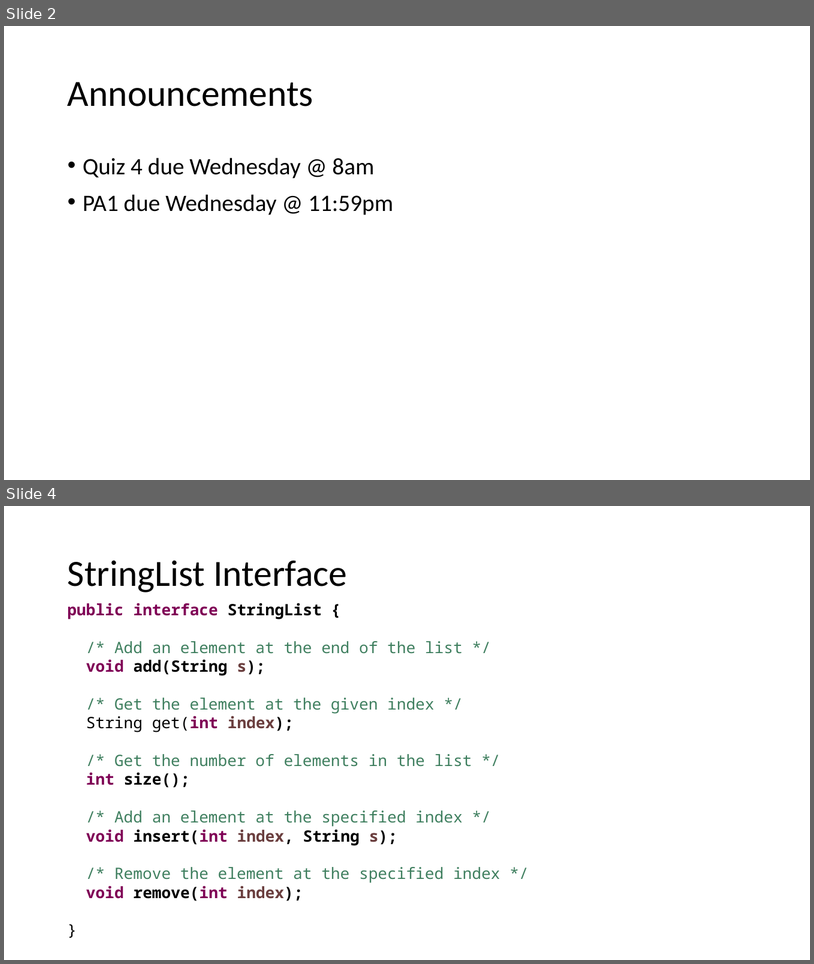
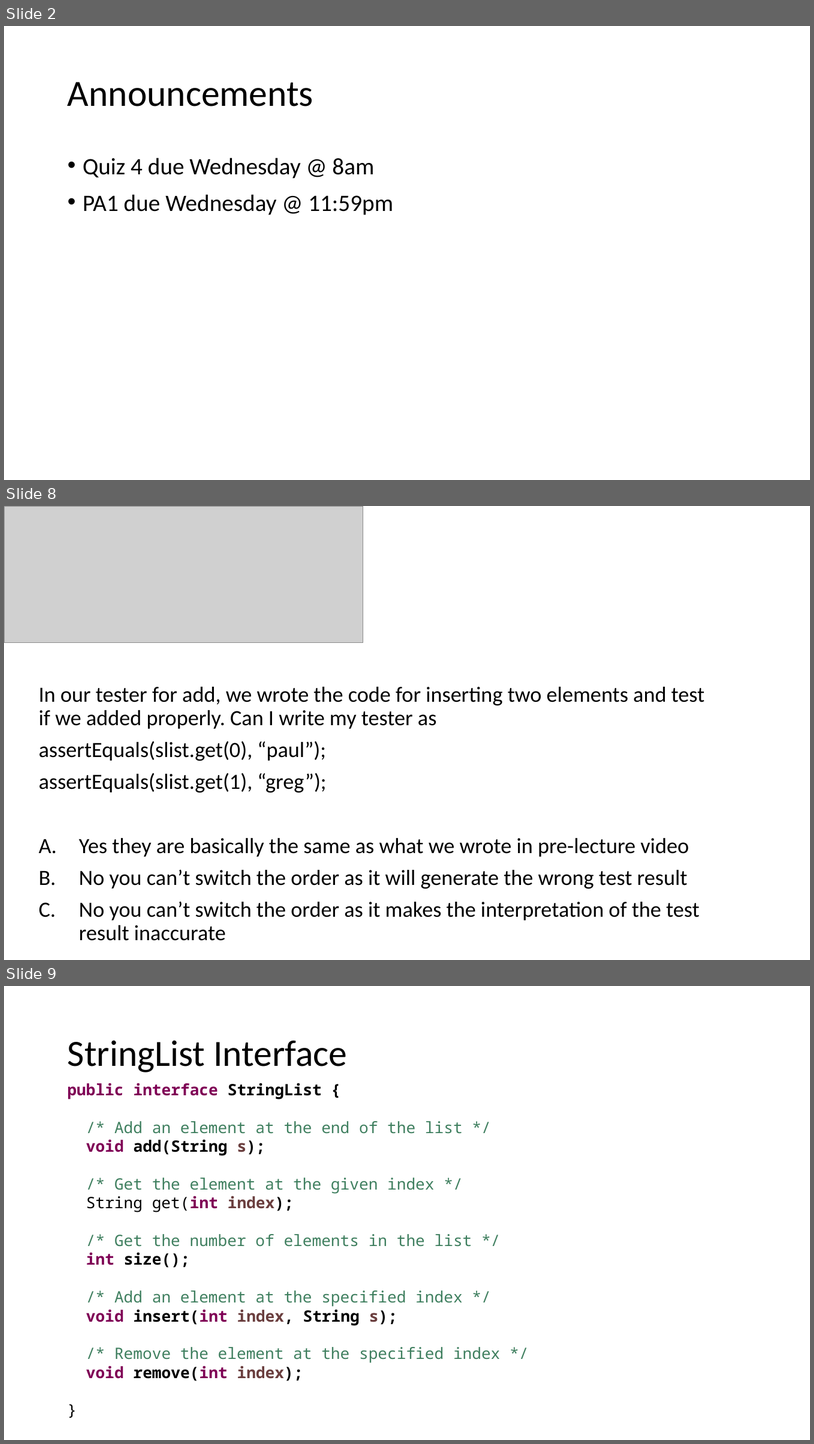
Before and after one commit to ucsd-cse12-w21/ucsd-cse12-w21.github.io, a slide deck: lectures/lecture-04/Lecture-Live D00/Lecture 04 - Lecture.pptx. Shown one above the other, each under a label of ours: slides 2 and 4 before the commit, slides 2, 8 and 9 after it; the slides between them are not shown. The pictures are 814x964 and 814x1444 pixels, drawn with LibreOffice and Linux fonts; fonts in the diff are those of the drawing; grey boxes stand for pictures. Boxes give left, top, right and bottom in pixels: in the first picture for what was removed or moved away, otherwise in the second. Text is boxed around its words. In the diff, an @@ line names an element or a change of style, - is before the commit and + after.

```diff
--- a/lectures/lecture-04/Lecture-Live D00/Lecture 04 - Lecture.pptx
+++ b/lectures/lecture-04/Lecture-Live D00/Lecture 04 - Lecture.pptx
@@ slide 8 added at [4,506,810,960], background #FFFFFF @@
@@ picture added at [4,506,363,642] @@
@@ text added at [39,687,705,940], 19.4 pt, text #000000 @@
+In our tester for add, we wrote the code for inserting two elements and test if we added properly. Can I write my tester as
+assertEquals(slist.get(0), “paul”);
+assertEquals(slist.get(1), “greg”);
+A. Yes they are basically the same as what we wrote in pre-lecture video
+B. No you can’t switch the order as it will generate the wrong test result
+C. No you can’t switch the order as it makes the interpretation of the test result inaccurate
@@ what was slide 4 is now slide 9 @@
```
Also in this commit, not shown: 1 slide changed, 4 other slides added, 3 other files.
